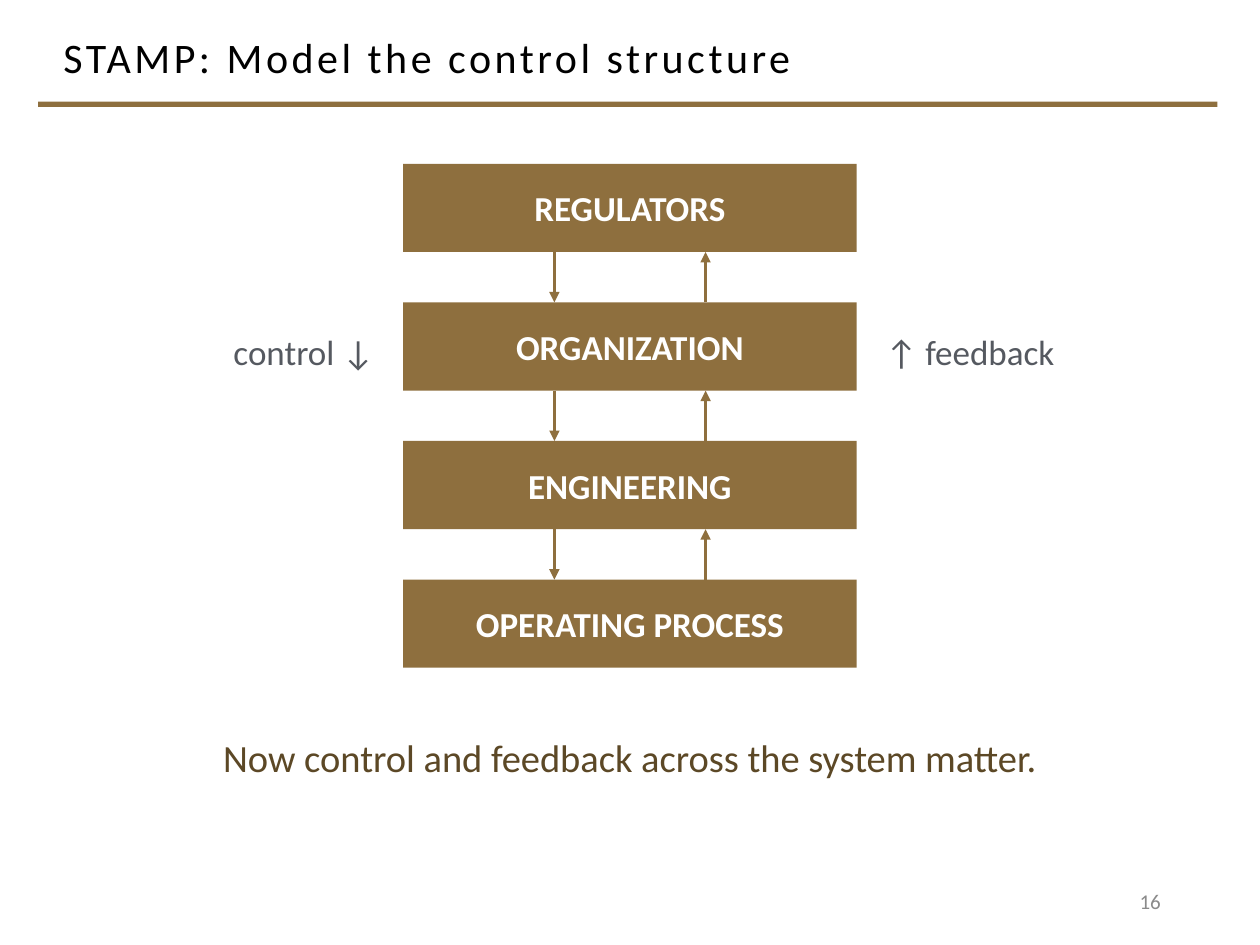
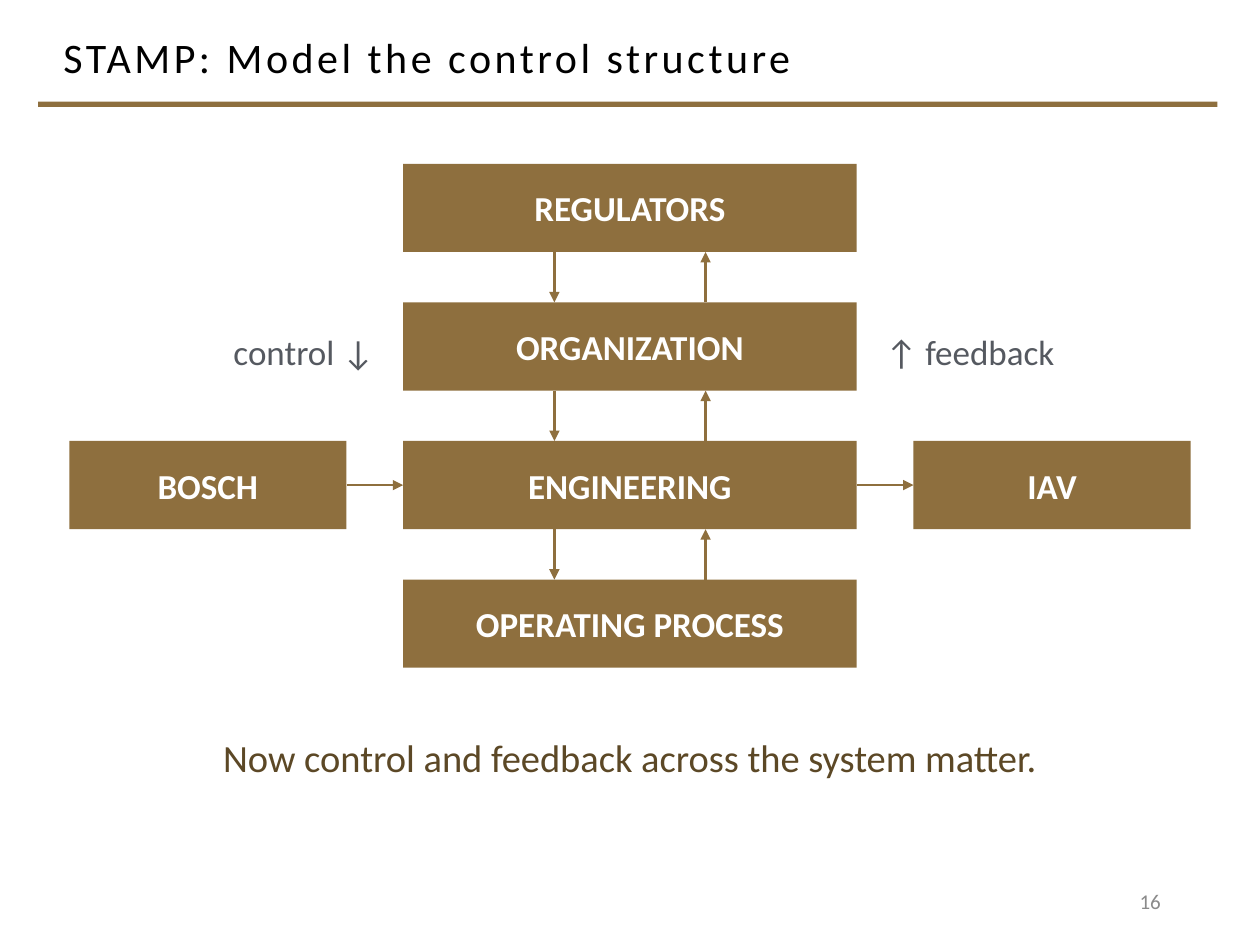
Before and after one commit to davisjam/model-based-agentic-software-engineering, a slide deck: slide 16 of course/lectures/act-2-delegation-and-control/04-failure-aware-engineering/2-4-Failure-Aware-Engineering.pptx. Drawn at 1260x945 pixels with LibreOffice and Linux fonts; fonts in the diff are those of the drawing; background and template pictures are left out. Boxes give left, top, right and bottom in pixels: in the first picture for what was removed or moved away, otherwise in the second. Text is boxed around its words. In the diff, an @@ line names an element or a change of style, - is before the commit and + after.

```diff
--- a/course/lectures/act-2-delegation-and-control/04-failure-aware-engineering/2-4-Failure-Aware-Engineering.pptx
+++ b/course/lectures/act-2-delegation-and-control/04-failure-aware-engineering/2-4-Failure-Aware-Engineering.pptx
@@ rectangle added at box(69, 441, 346, 529), fill #8E6F3E, 20 pt, text #FFFFFF, bold @@
+BOSCH
@@ rectangle added at box(914, 441, 1191, 529), fill #8E6F3E, 20 pt, text #FFFFFF, bold @@
+IAV
@@ arrow added from (346, 485) to (403, 485), #8E6F3E 1.5 pt @@
@@ arrow added from (857, 485) to (914, 485), #8E6F3E 1.5 pt @@
```
